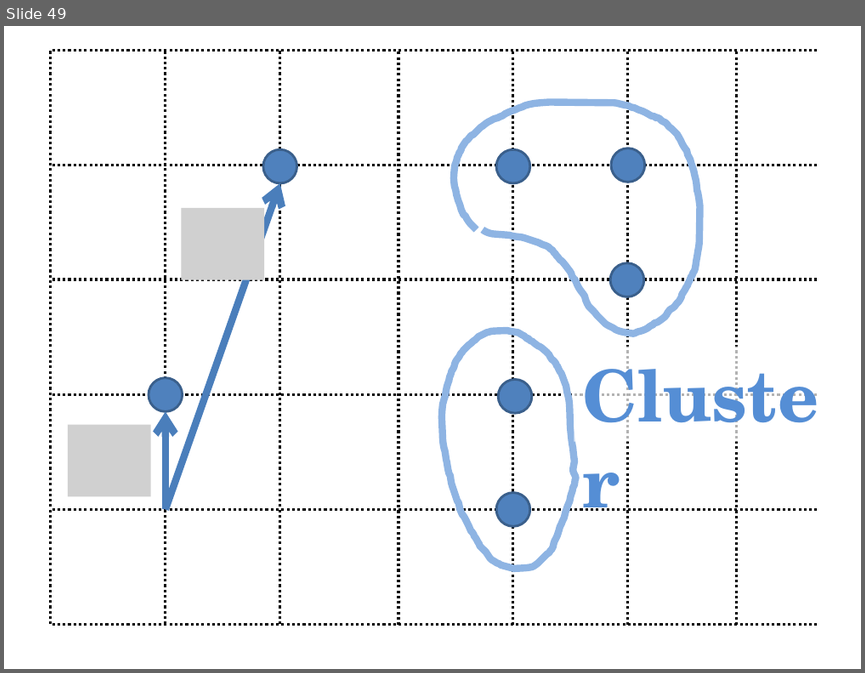
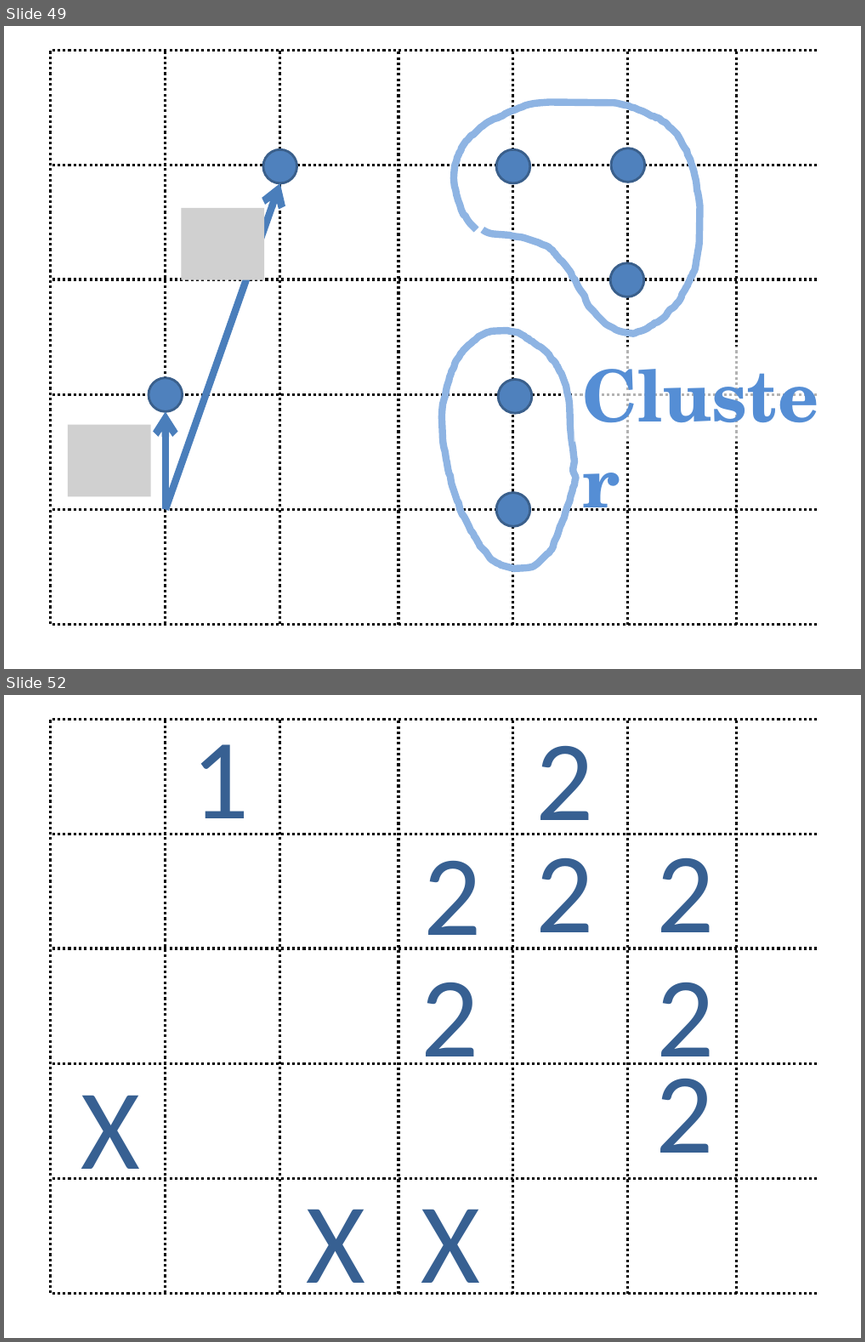
Before and after one commit to sophiahenckell/HIWI_Computersimulation, a slide deck: Bilder.pptx. Shown one above the other, each under a label of ours: slide 49 before the commit, slides 49 and 52 after it; the slides between them are not shown. The pictures are 865x673 and 865x1342 pixels, drawn with LibreOffice and Linux fonts; fonts in the diff are those of the drawing; grey boxes stand for pictures. Boxes give left, top, right and bottom in pixels: in the first picture for what was removed or moved away, otherwise in the second. Text is boxed around its words. In the diff, an @@ line names an element or a change of style, - is before the commit and + after.

```diff
--- a/Bilder.pptx
+++ b/Bilder.pptx
@@ slide 52 added at [4, 695, 861, 1338], background #FFFFFF @@
@@ line added from (817, 719) to (50, 719), #000000 2.25 pt dashed @@
@@ line added from (50, 1293) to (50, 720), #000000 2.25 pt dashed @@
@@ line added from (166, 1293) to (166, 720), #000000 2.25 pt dashed @@
@@ line added from (280, 1293) to (280, 720), #000000 2.25 pt dashed @@
@@ line added from (398, 1294) to (398, 720), #000000 2.25 pt dashed @@
@@ line added from (513, 1294) to (513, 720), #000000 2.25 pt dashed @@
@@ line added from (628, 1294) to (628, 720), #000000 2.25 pt dashed @@
@@ line added from (736, 1294) to (736, 720), #000000 2.25 pt dashed @@
@@ text added at [191, 744, 249, 835], 96 pt, text #376092 @@
+1
@@ text added at [535, 745, 593, 835], 96 pt, text #376092 @@
+2
@@ line added from (817, 834) to (50, 834), #000000 2.25 pt dashed @@
@@ text added at [424, 860, 482, 950], 96 pt, text #376092 @@
+2
@@ text added at [535, 857, 593, 950], 96 pt, text #376092 @@
+2
@@ text added at [657, 857, 715, 950], 96 pt, text #376092 @@
+2
@@ line added from (817, 948) to (50, 948), #000000 2.25 pt dashed @@
@@ text added at [420, 981, 478, 1065], 96 pt, text #376092 @@
+2
@@ text added at [657, 981, 715, 1083], 96 pt, text #376092 @@
+2
@@ line added from (817, 1063) to (50, 1063), #000000 2.25 pt dashed @@
@@ text added at [655, 1062, 713, 1179], 96 pt, text #376092 @@
+2
@@ text added at [80, 1095, 140, 1179], 96 pt, text #376092 @@
+X
@@ line added from (817, 1179) to (50, 1179), #000000 2.25 pt dashed @@
@@ text added at [306, 1208, 365, 1294], 96 pt, text #376092 @@
+X
@@ text added at [420, 1208, 480, 1294], 96 pt, text #376092 @@
+X
@@ line added from (817, 1293) to (50, 1293), #000000 2.25 pt dashed @@
```
Also in this commit, not shown: 6 other slides added, 5 other files.
